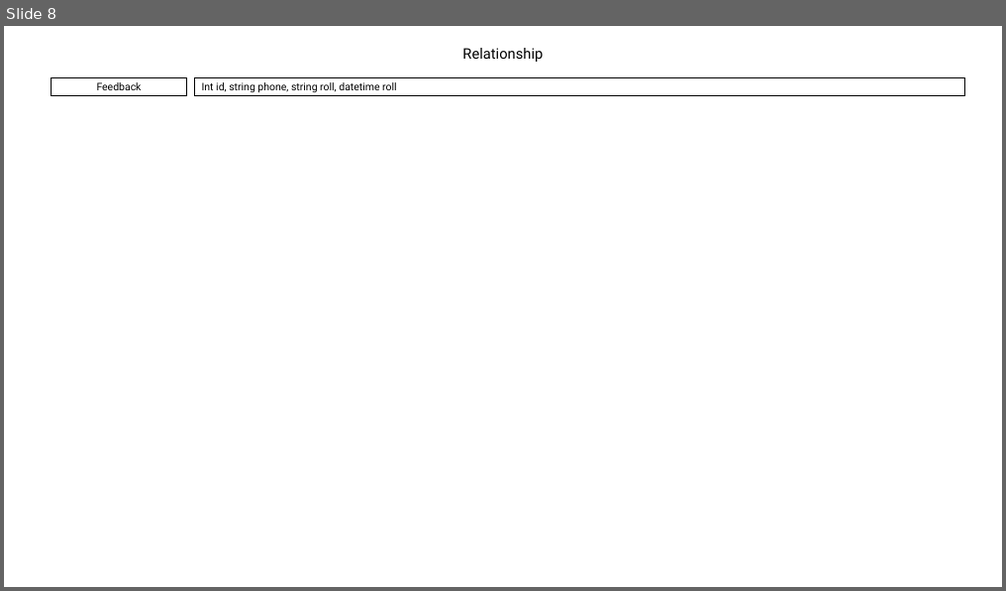
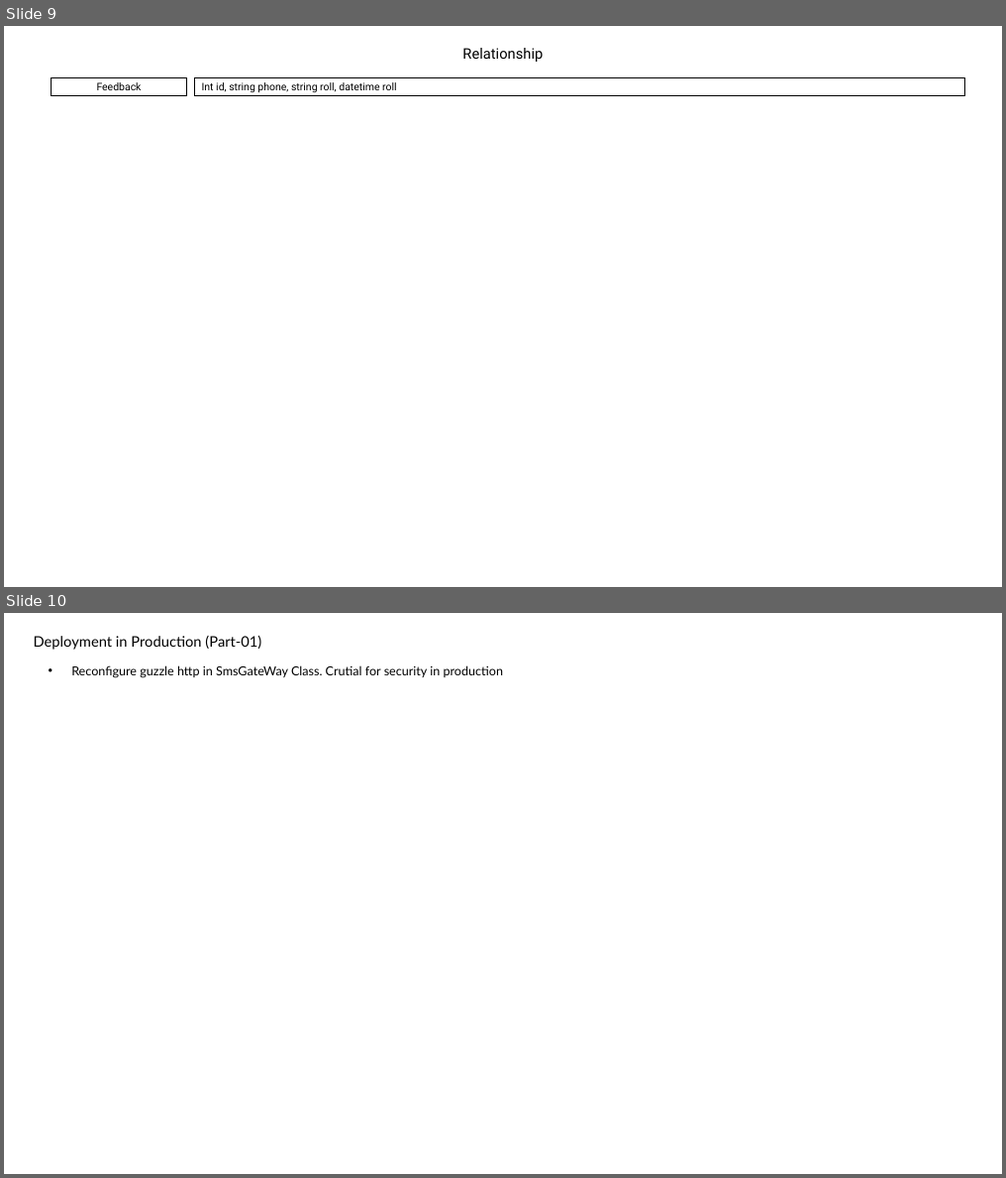
Before and after one commit to mdadalkhan/codebase, a slide deck: projects/biam_hostel_management/Overview.pptx. Shown one above the other, each under a label of ours: slide 8 before the commit, slides 9 and 10 after it. The pictures are 1006x591 and 1006x1178 pixels, drawn with LibreOffice and Linux fonts; fonts in the diff are those of the drawing. Boxes give left, top, right and bottom in pixels: in the first picture for what was removed or moved away, otherwise in the second. Text is boxed around its words. In the diff, an @@ line names an element or a change of style, - is before the commit and + after.

```diff
--- a/projects/biam_hostel_management/Overview.pptx
+++ b/projects/biam_hostel_management/Overview.pptx
@@ slide 10 added at (4,613,1002,1174), background #FFFFFF @@
@@ title added at (34,635,261,650), 14 pt, text #000000 @@
+Deployment in Production (Part-01)
@@ text added at (71,665,504,678), 12 pt, text #000000 @@
+• Reconfigure guzzle http in SmsGateWay Class. Crutial for security in production
@@ what was slide 8 is now slide 9 @@
```
Also in this commit, not shown: 3 slides changed, 16 other slides added, 3 slides removed, 12 other files.
